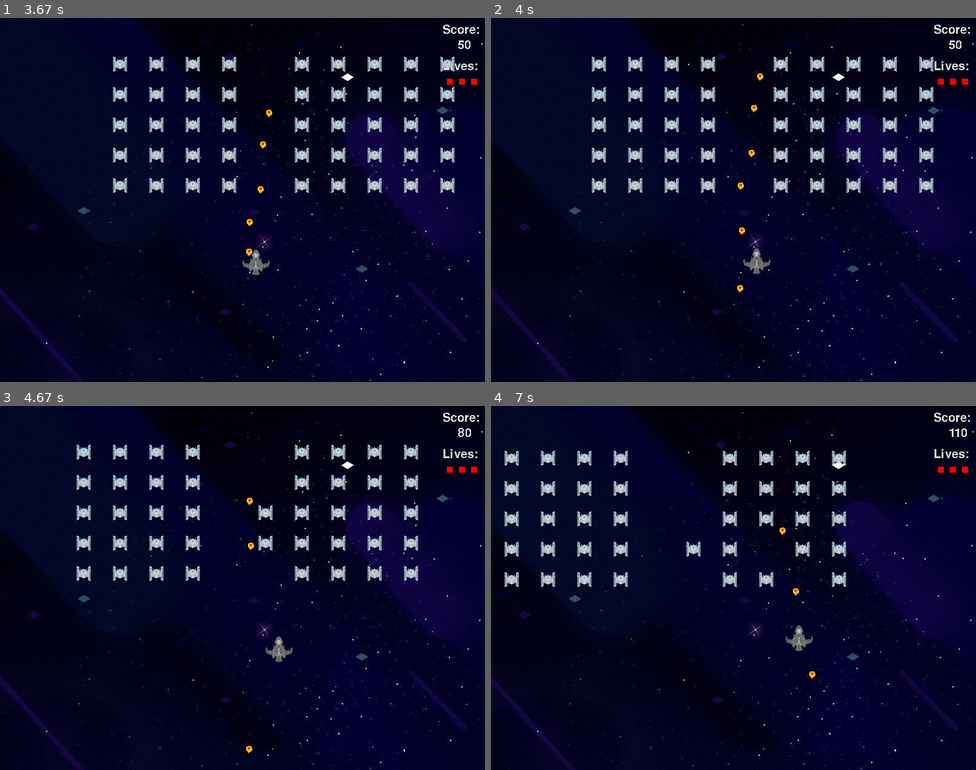
Above: before the commit, frames 1-4 (two rows, left to right).
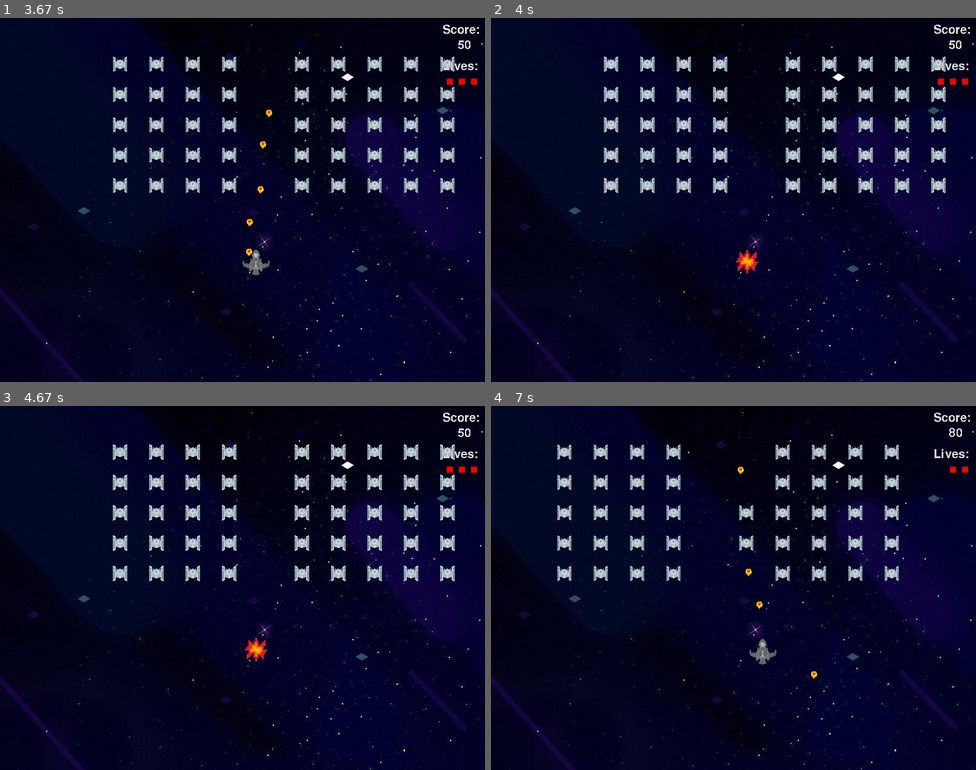
Above: after the commit, the same moments.

Repository: freddyB19/space-invaders-pygame
Game: pygame game, started from main.py
Two runs of this game, one before a commit and one after it. Both use one fixed random seed, a clock stepped at 60 frames per second and the inputs below.
Inputs:
- Up to frame 1 (3.67 s): tap Space at 0.33, 0.73, 1.03, 1.23, 1.57, 1.87, 2.07, 2.37, 2.63, 2.97, 3.27, 3.4 s; hold Right 0.67-1.13 s; hold Up 1.17-1.47 s; hold Right 1.5-1.97 s; hold Left 2-2.53 s; hold Down 2.57-2.87 s; hold Left 2.9-3.3 s; hold Up from 3.33 s (still down)
- Up to frame 2 (4 s): release Up at 3.7 s; hold Right from 3.73 s (still down); tap Space at 3.8 s
- Up to frame 3 (4.67 s): tap Space at 4.1 s; release Right at 4.37 s
- Up to frame 4 (7 s): hold Right 5.37-5.92 s; tap Space at 5.43, 6.02, 6.35, 6.65, 6.85 s; hold Up 5.95-6.25 s; hold Right 6.28-6.75 s; hold Left from 6.78 s (still down)

Frame 1 is identical in both runs. In frame 2, 7.4% of the frame differs, in the area x 20-94%, y 10-76%; in frame 3, 2.9%; in frame 4, 8.0%, in the area x 2-99%, y 6-76%.

Commit message:
feat(core): implementando colisión entre balas del enemigo y la nave del jugador
Cambios:
- enemy-maneger: agregando al sistema de disparo reciclado de balas disparadas

  Este función permite recuperar aquellas balas que ya fueron disparadas
  de las cuales, impactaron a la nave del jugador o salieron del límite
  de la pantalla.

Diff:
--- a/src/characters/enemy/managers/shooting_system.py
+++ b/src/characters/enemy/managers/shooting_system.py
@@ -113,6 +113,12 @@
 		bullet.set_position(position = position)
 		self.alien_bullets.append(bullet)
 
+	def _recycle_bullets(self, bullets: list[IBullet]) -> None:
+		if bullets:
+			for bullet in bullets:
+				self.bullet_pool.release(bullet)
+
+
 	def _set_bullets(self, bullets: list[IBullet]) -> None:
 		self.alien_bullets = bullets
 
@@ -122,13 +128,16 @@
 	def get_bullets(self) -> list[IBullet]:
 		return self.alien_bullets.copy()
 
-	def clean_weapon(self, index_bullets: list[IBullet]) -> None:
-		if not index_bullets:
+	def clean_weapon(self, bullets: list[IBullet]) -> None:
+		if not bullets:
 			return
 
-		new_bullets = [bullet for index, bullet in enumerate(self.alien_bullets) if index not in index_bullets]
+		new_bullets = [bullet for bullet in bullets if bullet.status]
 
-		self._set_bullets(new_bullets.copy())
+		recycling_bullets = [bullet for bullet in bullets if not bullet.status]
+
+		self._set_bullets(new_bullets)
+		self._recycle_bullets(recycling_bullets)
 
 	def alien_shoot(self, aliens: list[IAlien], ship_position: Position) -> Position:
 		time = pygame.time.get_ticks()
--- a/src/core/game.py
+++ b/src/core/game.py
@@ -97,6 +97,42 @@
 		setup_event_game_over()
 
 	def ship_events(self, aliens: list[Alien]) -> None:
+		if self.enemy_shoot_system.has_bullets():
+			bullets = self.enemy_shoot_system.get_bullets()
+			bullet_fired = []
+
+			for bullet in bullets:
+				impact = self.ship.collision(
+					character = Character(
+						position = bullet.get_position(),
+						mask = bullet.mask
+					),
+					event = Event(
+						event_type = "explosion",
+						data = {
+						    "character": {
+						    "image": self.explosion_surface,
+						    "position": self.ship.move_ship.get_position(),
+						},
+						    "screen": self.screen
+						}
+					),
+				)
+
+				if impact:
+					bullet.change_status()
+
+					for i in range(10):
+						draw_aliens(aliens = aliens, screen = self.screen, image = self.alien_surface)
+						self.update_screen()
+						pygame.time.wait(210)
+
+					self.ship.move_ship.reset_position()
+
+				bullet_fired.append(bullet)
+
+			self.enemy_shoot_system.clean_weapon(bullet_fired)
+
 		for alien in aliens:
 			if alien.is_alive():
 				impact = self.ship.collision(
@@ -159,9 +195,10 @@
 					self.bullet_pool.release(resorce = bullet)
 
 		if self.enemy_shoot_system.has_bullets():
-			alien_bullets = []
-
-			for index, bullet in enumerate(self.enemy_shoot_system.get_bullets()):
+			bullet_fired= []
+			bullets = self.enemy_shoot_system.get_bullets()
+
+			for bullet in bullets:
 				moved = bullet.move(EnemySimpleBullet(
 					limit_y = self.screen.get_height()
 				))
@@ -169,10 +206,12 @@
 				if moved:
 					bullet.draw(screen = self.screen)
 				else:
-					alien_bullets.append(index)
+					bullet.change_status()
 					self.bullet_pool.release(resorce = bullet)
 
-			self.enemy_shoot_system.clean_weapon(index_bullets = alien_bullets)
+				bullet_fired.append(bullet)
+
+			self.enemy_shoot_system.clean_weapon(bullet_fired)
 
 	def alien_events(self, aliens: list[Alien]) -> None:
 		edge_touched = False
